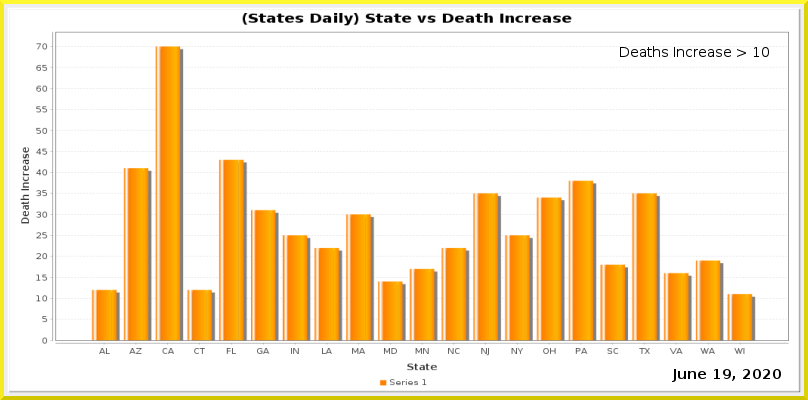
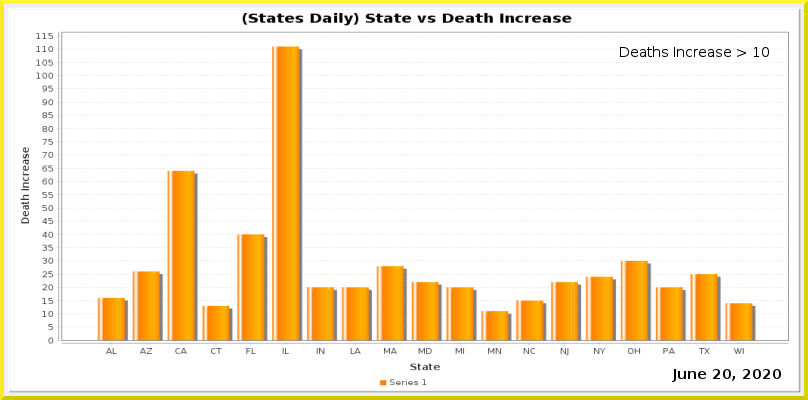
Revision of a layered w=808, h=400 image; what changed, layer by layer:
painted on "Current Date" over [713, 369, 731, 379]
painted on "Date_vs_TestIncrease.png" over [36, 31, 789, 371]
